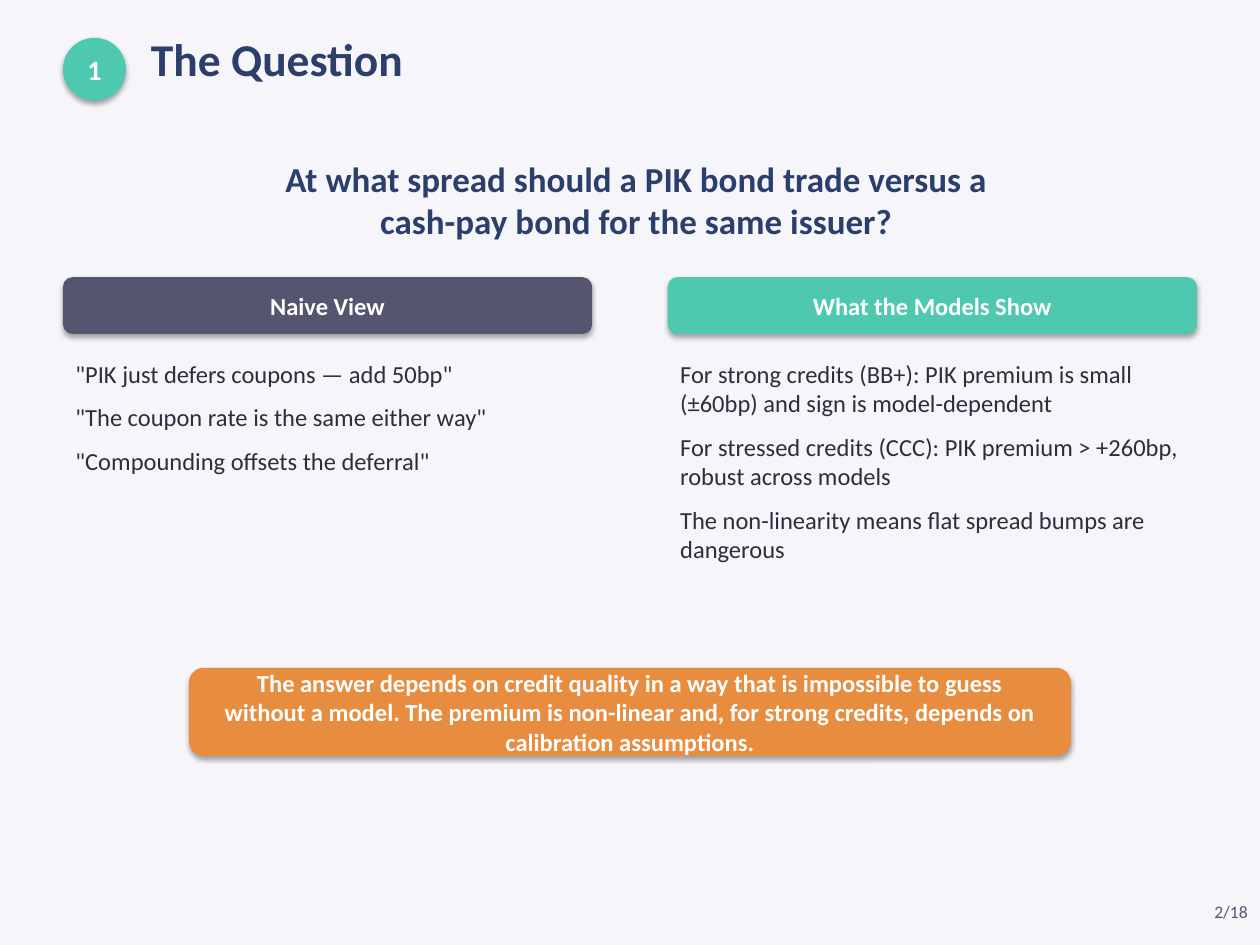
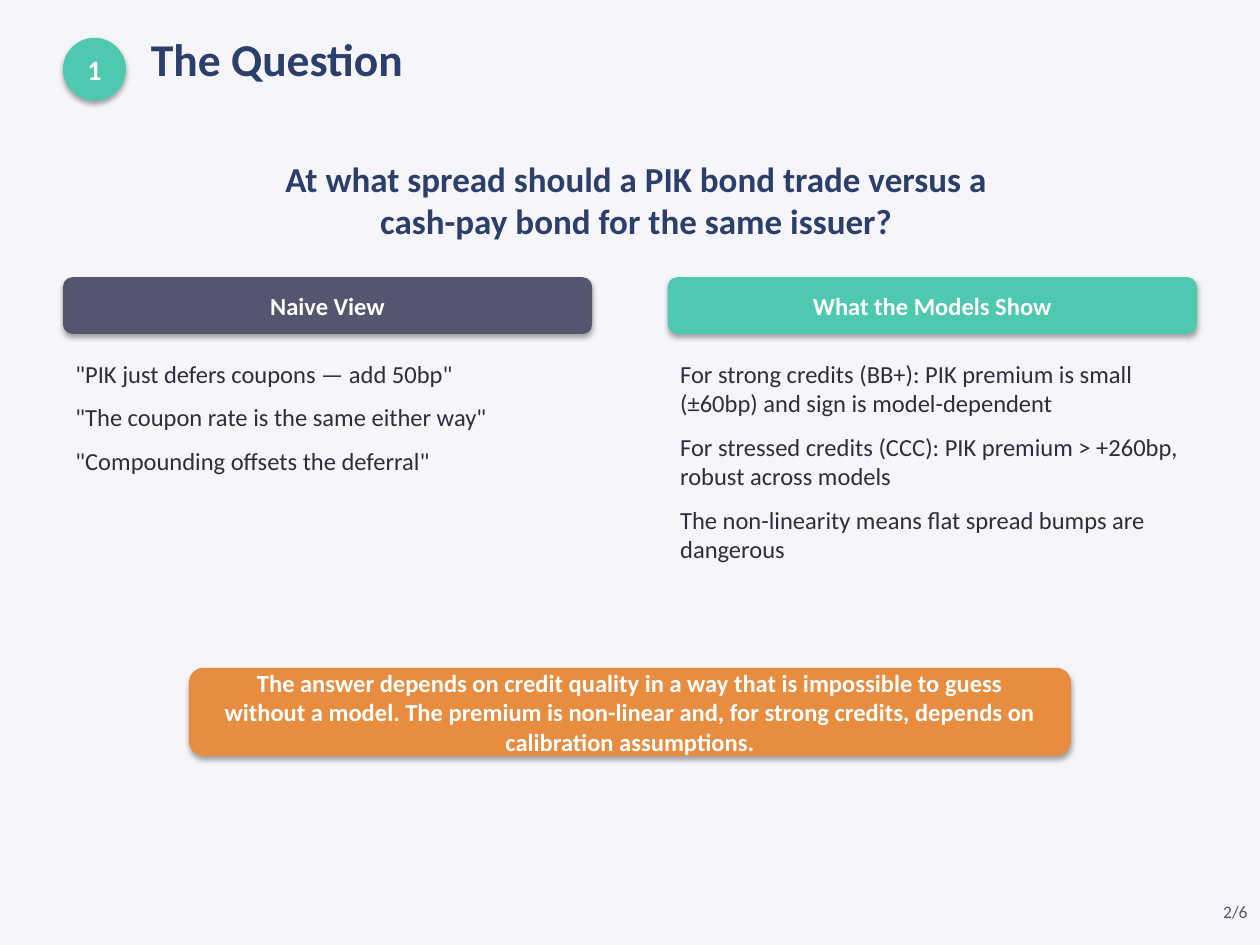
Before and after one commit to jeickmeier/rfin, a slide deck: slide 2 of finstack-py/examples/scripts/valuations/instruments/pik_coupon_pricing.pptx. Drawn at 1260x945 pixels with LibreOffice and Linux fonts; fonts in the diff are those of the drawing. Boxes give left, top, right and bottom in pixels: in the first picture for what was removed or moved away, otherwise in the second. Text is boxed around its words. In the diff, an @@ line names an element or a change of style, - is before the commit and + after.

```diff
--- a/finstack-py/examples/scripts/valuations/instruments/pik_coupon_pricing.pptx
+++ b/finstack-py/examples/scripts/valuations/instruments/pik_coupon_pricing.pptx
@@ text at [1223, 906, 1247, 919]: text changed @@
-2/18
+2/6
```
Also in this commit, not shown: 4 other slides changed, 12 slides removed, 10 other files.
